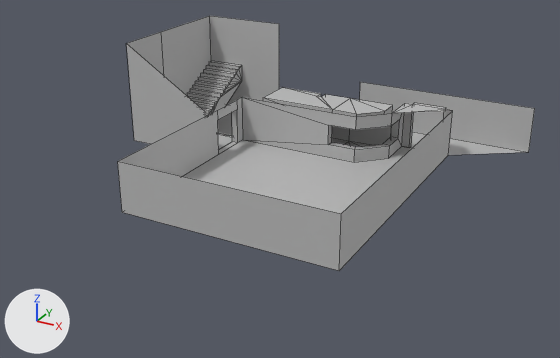
Two versions of the FBX model unity/Assets/Art/Models/Shell/LibraryShell_01.fbx, one commit apart.
Both versions are drawn from a camera (50 mm lens) standing at (0.506, -1.256, 0.56) and looking at (-0.081, -0.188, 0.025). Lighting does not change. The marker at lower left points along +X, +Y and +Z. Mesh edges are drawn as thin lines. Where no turn or scale is listed for an object, it has been applied to the vertices.

In view in the first picture: 'LibraryShell_01'.
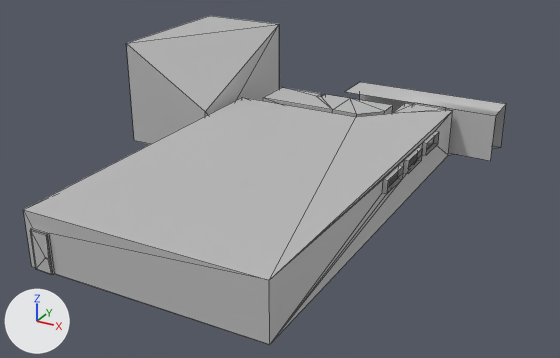
What differs and where, as boxes [x1, y1, x2, y2] in the pictures (560 x 358 px):
'LibraryShell_01', reshaped (16% wider, 29% taller): before [118, 16, 535, 271]; after [23, 16, 506, 345]

The edits, one by one:
me_mesh is used by ob_libraryshell_01; location (0.0, 0.0, 0.0).
me_mesh had 219 vertices, 170 faces and spanned x -0.46..0.252, y -0.38..0.21, z -0.097..0.2.
me_mesh now has 307 vertices, 261 faces and spans x -0.46..0.199, y -0.585..0.21, z -0.097..0.2.
Part 1, on me_mesh:
12 vertices are removed from x -0.46..0.252, y -0.38..0.21, z 0.0..0.2.
23 faces are deleted.
4 vertices in x -0.03..0.025, y 0.0..0.055, z 0.025 move by (0.0, 0.0, 0.004).
1 vertex moves from x 0.252, y 0.21, z 0.0 to x 0.199, y 0.21, z 0.0.
88 vertices are added at x -0.27..0.199, y -0.585..0.21, z 0.0..0.09.
12 new vertices lie (0.008, 0.0, 0.0) away from vertices in x 0.12, y -0.227..0.018, z 0.059..0.082.
114 new faces join them.
